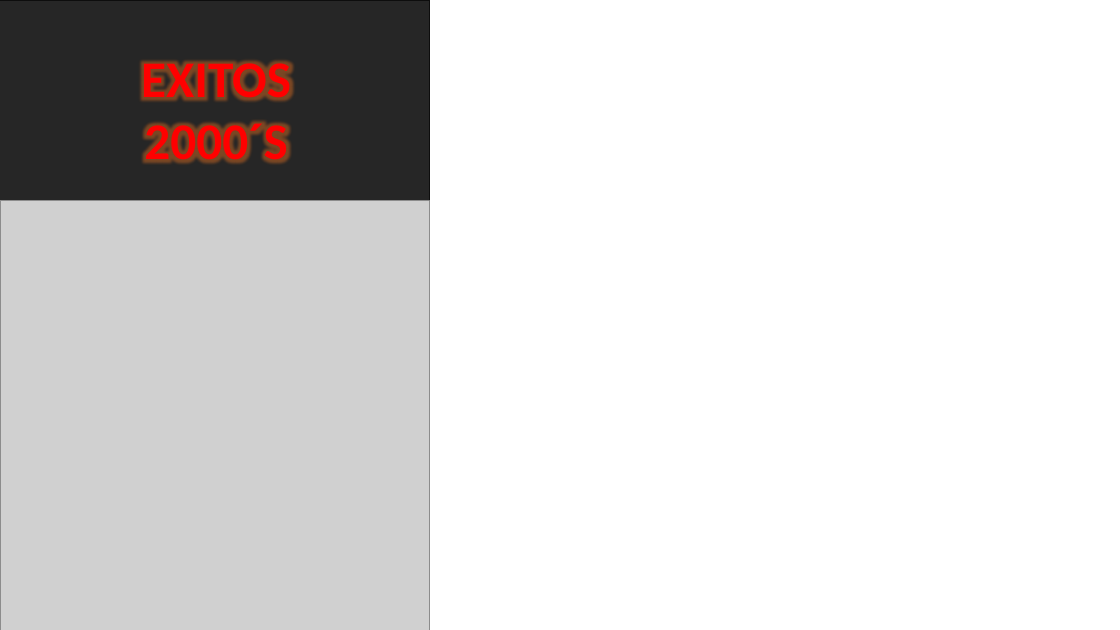
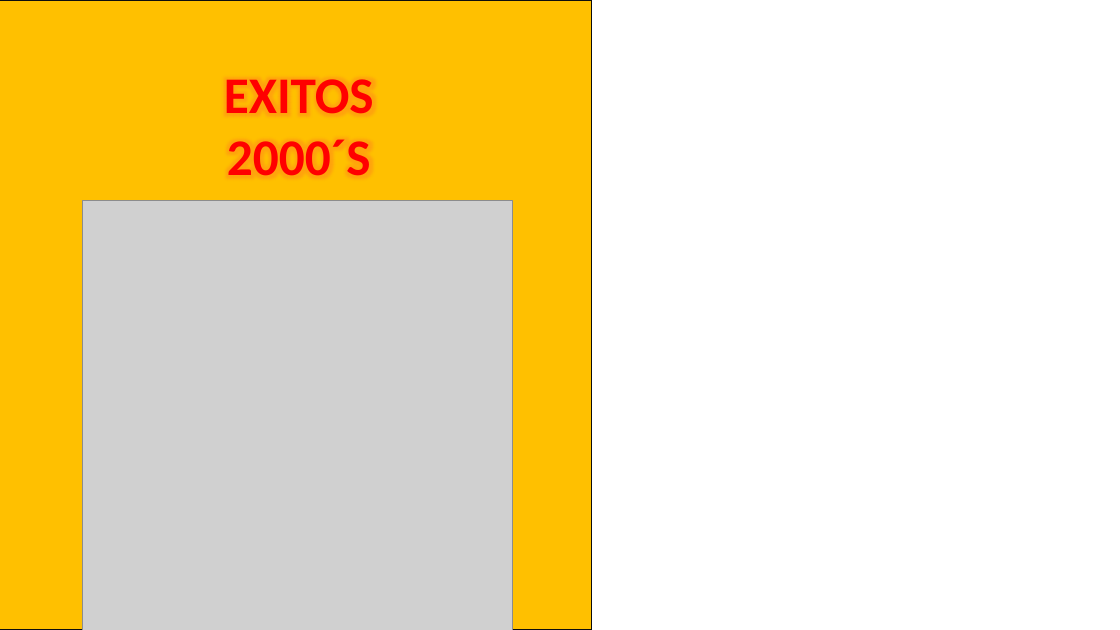
Before and after one commit to Sinaptron/videoteca-musica-exitos-04-github, a slide deck: slide 11 of assets/images/XXXediciones.pptx. Drawn at 1120x630 pixels with LibreOffice and Linux fonts; fonts in the diff are those of the drawing; grey boxes stand for pictures. Boxes give left, top, right and bottom in pixels: in the first picture for what was removed or moved away, otherwise in the second. Text is boxed around its words. In the diff, an @@ line names an element or a change of style, - is before the commit and + after.

```diff
--- a/assets/images/XXXediciones.pptx
+++ b/assets/images/XXXediciones.pptx
@@ rectangle: place and size @@
-rectangle at [0, 0, 429, 630]
+rectangle at [0, 0, 592, 630]
@@ rectangle at [0, 0, 592, 630]: fill #262626 to #FFC000 @@
@@ text "EXITOS" rewrapped from [141, 55, 291, 171] to [224, 79, 374, 176] @@
@@ picture: place and size @@
-picture at [0, 201, 429, 630]
+picture at [83, 201, 513, 630]
```
Also in this commit, not shown: 3 other slides changed, 2 slides added, 9 other files.
